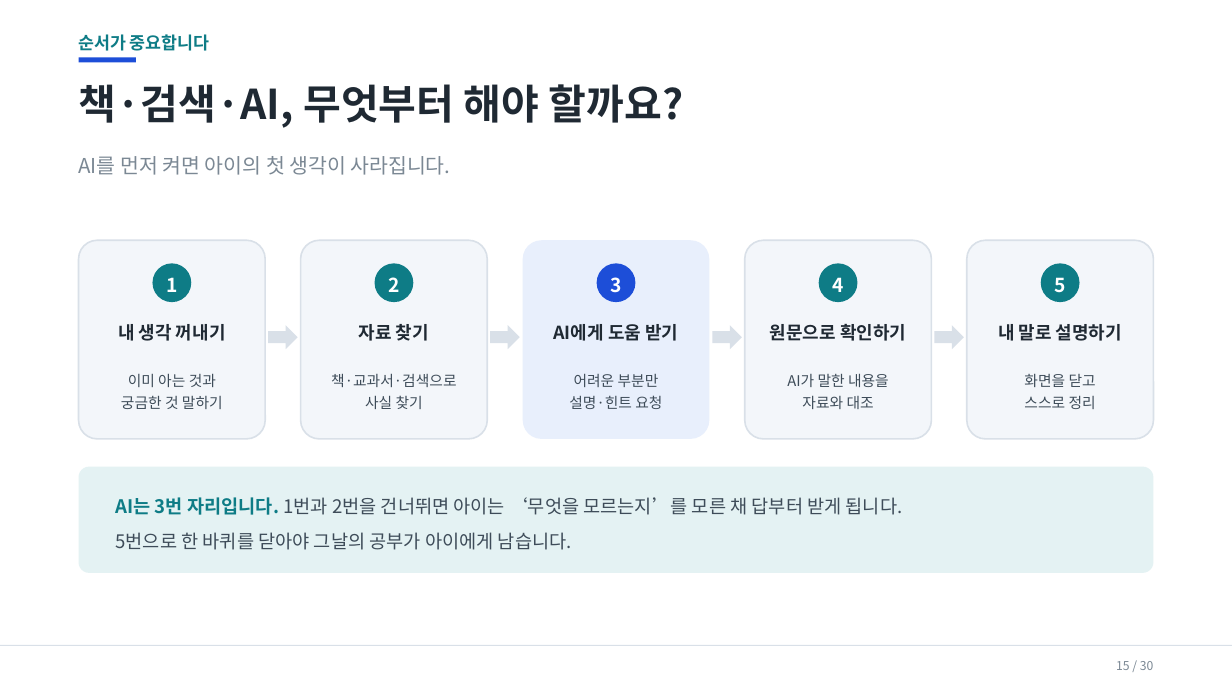
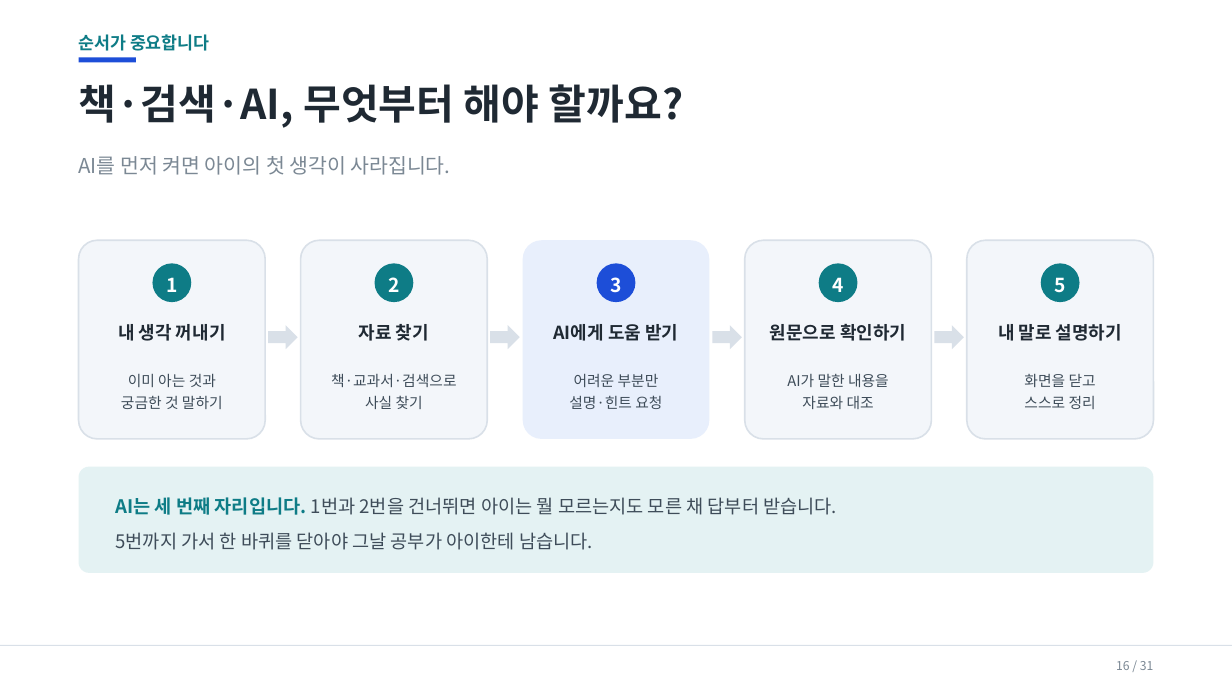
Before and after one commit to superynr/-, a slide deck: slide 16 of parent-ai-training/AI시대_학부모연수_20260917.pptx (slide 15 before the commit). Drawn at 1232x693 pixels with LibreOffice and Linux fonts; fonts in the diff are those of the drawing. Boxes give left, top, right and bottom in pixels: in the first picture for what was removed or moved away, otherwise in the second. Text is boxed around its words. In the diff, an @@ line names an element or a change of style, - is before the commit and + after.

```diff
--- a/parent-ai-training/AI시대_학부모연수_20260917.pptx
+++ b/parent-ai-training/AI시대_학부모연수_20260917.pptx
@@ text at <box>115,497,837,550</box>: text changed @@
-AI는 3번 자리입니다. 1번과 2번을 건너뛰면 아이는 ‘무엇을 모르는지’를 모른 채 답부터 받게 됩니다.
-5번으로 한 바퀴를 닫아야 그날의 공부가 아이에게 남습니다.
+AI는 세 번째 자리입니다. 1번과 2번을 건너뛰면 아이는 뭘 모르는지도 모른 채 답부터 받습니다.
+5번까지 가서 한 바퀴를 닫아야 그날 공부가 아이한테 남습니다.
@@ text at <box>1116,661,1153,670</box>: text changed @@
-15 / 30
+16 / 31
```
Also in this commit, not shown: 29 other slides changed, 1 slide added, 7 other files.
